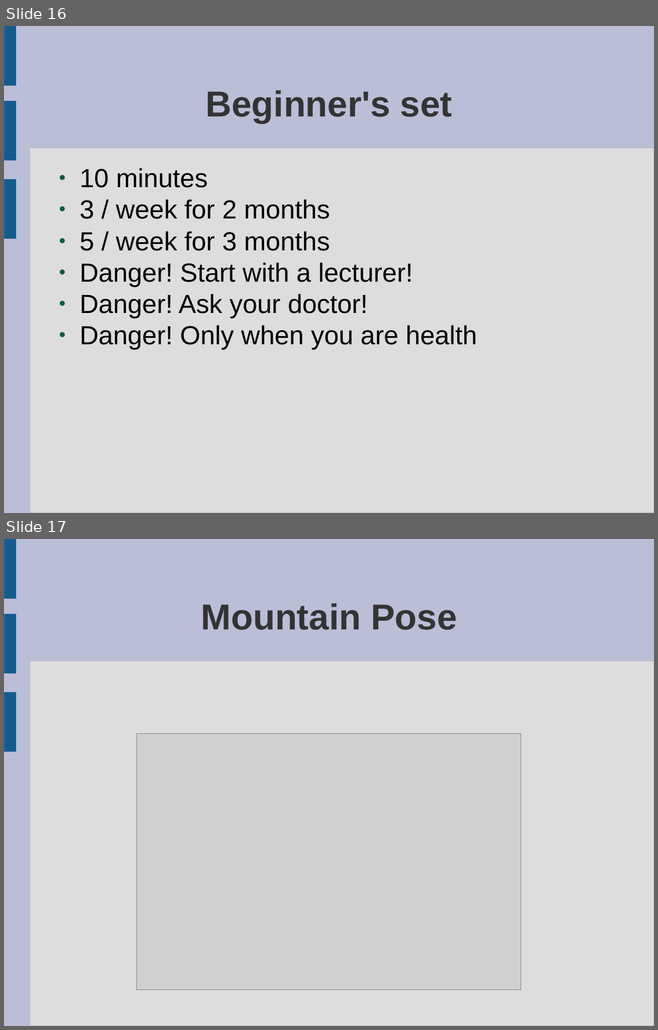
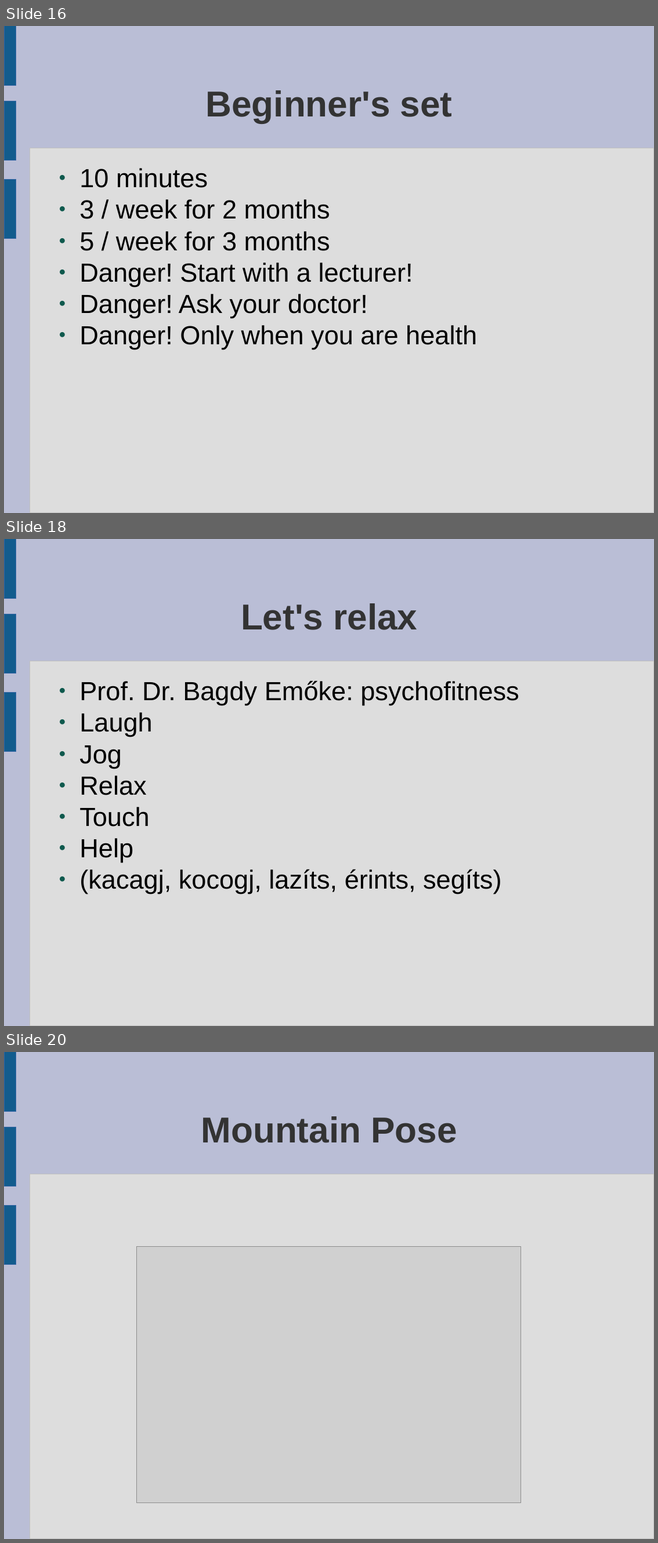
Before and after one commit to peterborkuti/english, a slide deck: yoga_01.odp. Shown one above the other, each under a label of ours: slides 16 and 17 before the commit, slides 16, 18 and 20 after it; the slides between them are not shown. The pictures are 658x1030 and 658x1543 pixels, drawn with LibreOffice and Linux fonts; fonts in the diff are those of the drawing; grey boxes stand for pictures. Boxes give left, top, right and bottom in pixels: in the first picture for what was removed or moved away, otherwise in the second. Text is boxed around its words. In the diff, an @@ line names an element or a change of style, - is before the commit and + after.

```diff
--- a/yoga_01.odp
+++ b/yoga_01.odp
@@ slide 18 added at (x1=4, y1=539, x2=654, y2=1026), background #BABED6; not listed: 4 template elements that a slide beside it also shows @@
@@ title added at (x1=241, y1=603, x2=418, y2=630), 44 pt, text #333333, bold @@
+Let's relax
@@ text added at (x1=79, y1=681, x2=518, y2=894), 32 pt, text #000000 @@
+● Prof. Dr. Bagdy Emőke: psychofitness
+● Laugh
+● Jog
+● Relax
+● Touch
+● Help
+● (kacagj, kocogj, lazíts, érints, segíts)
@@ what was slide 17 is now slide 20 @@
```
Also in this commit, not shown: 2 other slides added.
